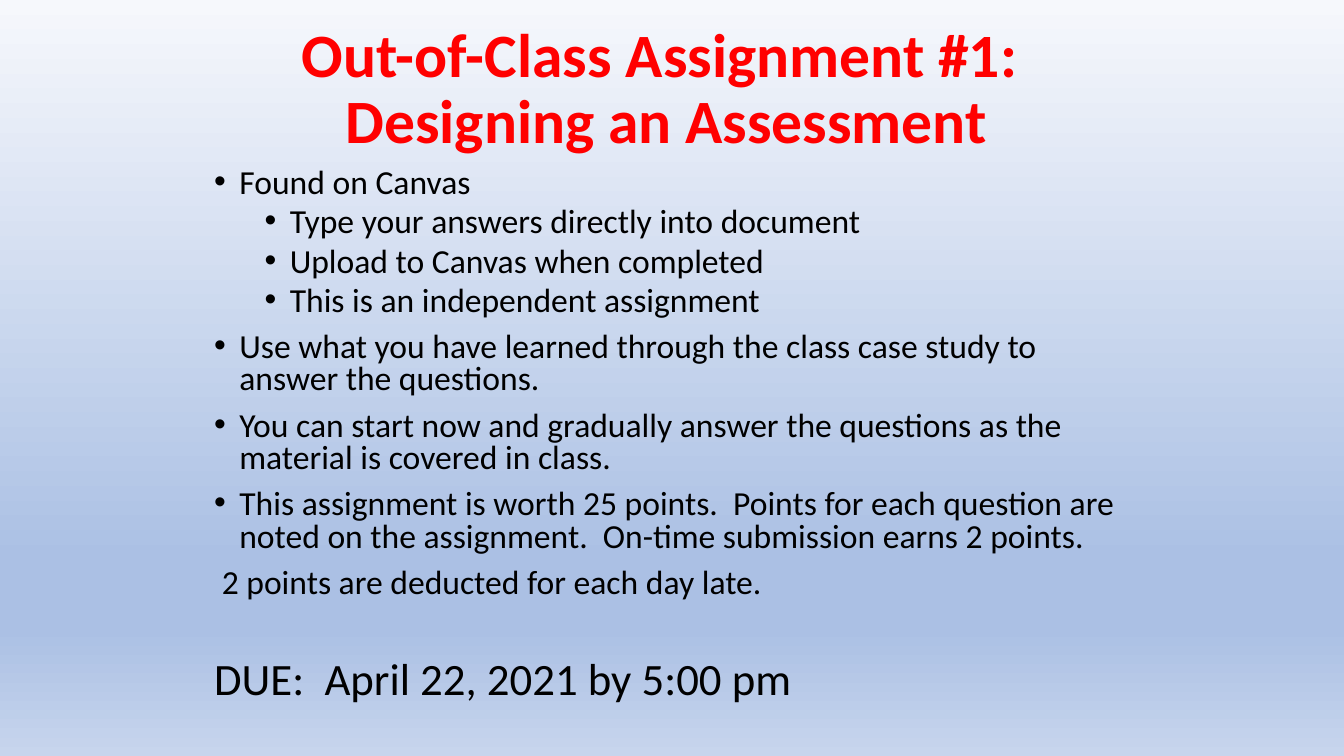
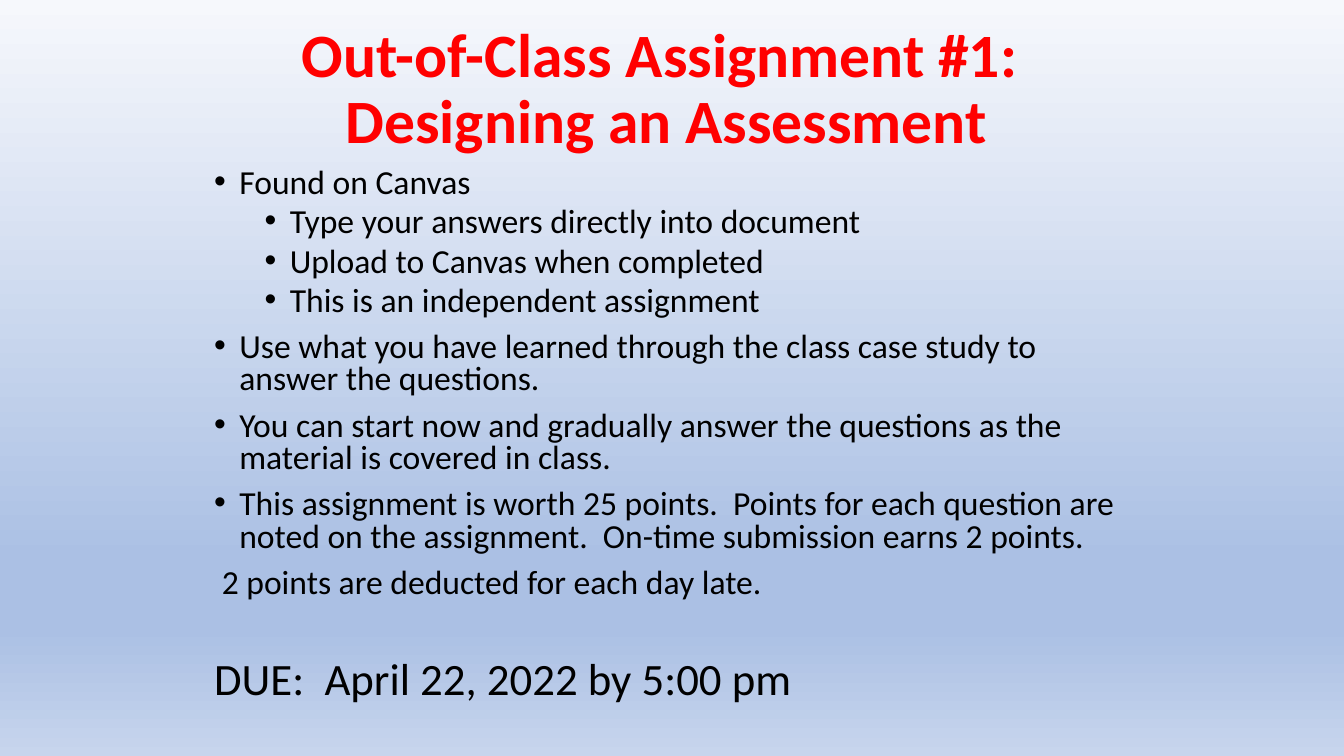
Before and after one commit to Jim-Wright90/cds431_sp22, a slide deck: slide 1 of slides/cds431_week2_2.pptx. Drawn at 1344x756 pixels with LibreOffice and Linux fonts; fonts in the diff are those of the drawing. Boxes give left, top, right and bottom in pixels: in the first picture for what was removed or moved away, otherwise in the second. Text is boxed around its words. In the diff, an @@ line names an element or a change of style, - is before the commit and + after.

```diff
--- a/slides/cds431_week2_2.pptx
+++ b/slides/cds431_week2_2.pptx
@@ text at [214,664,791,703]: text changed @@
-DUE: April 22, 2021 by 5:00 pm
+DUE: April 22, 2022 by 5:00 pm
```
Also in this commit, not shown: 35 other files.
